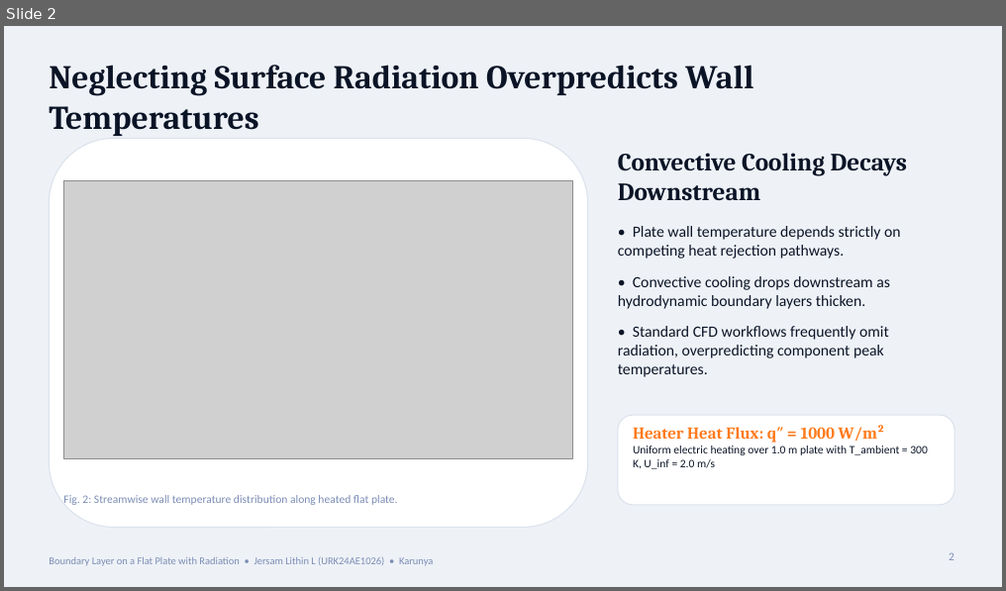
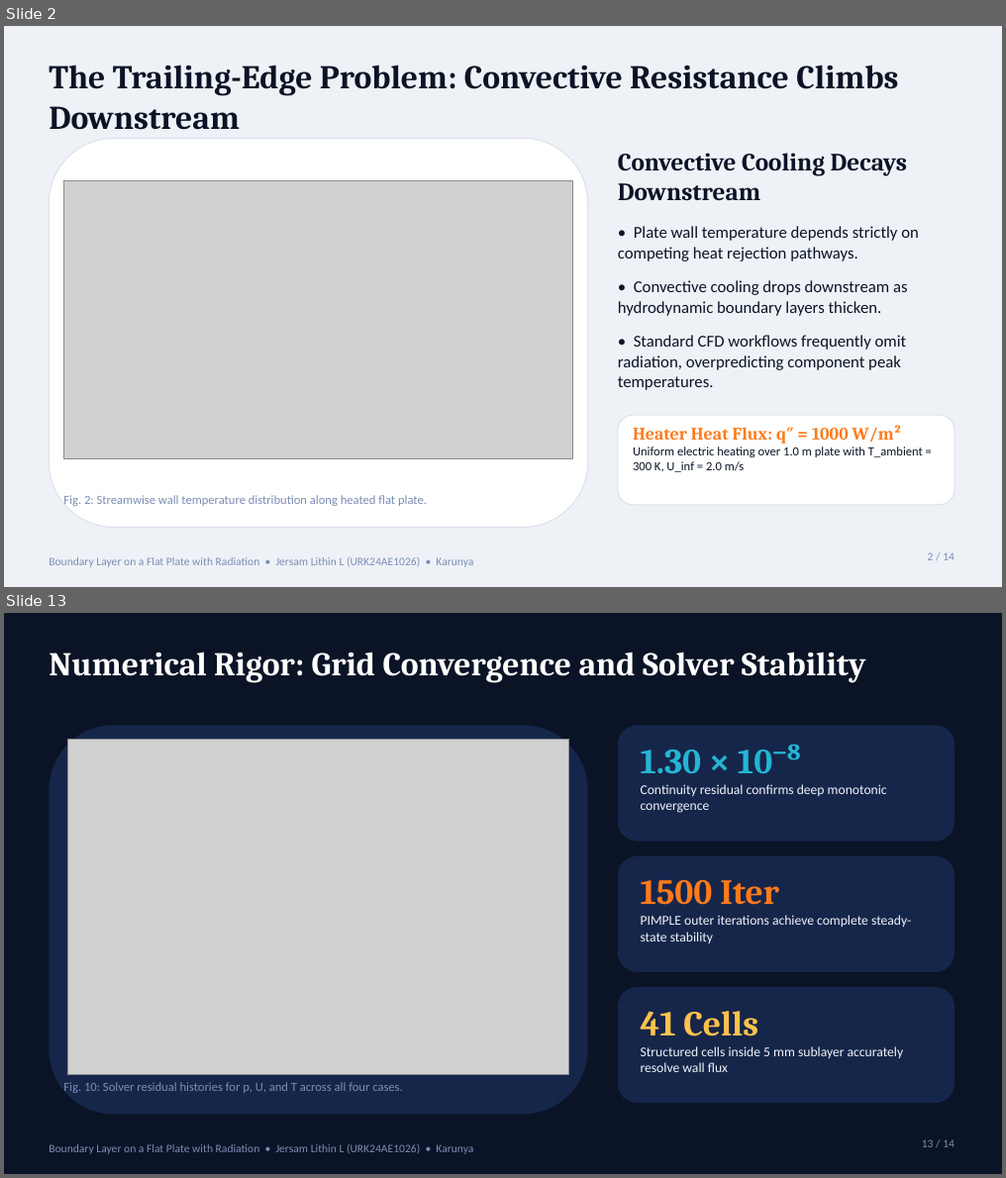
Before and after one commit to Jersam-l/flat-plate-with-radiation-cfd, a slide deck: Flat_Plate_Radiation_CFD_Pitch.pptx. Shown one above the other, each under a label of ours: slide 2 before the commit, slides 2 and 13 after it; the slides between them are not shown. The pictures are 1006x591 and 1006x1178 pixels, drawn with LibreOffice and Linux fonts; fonts in the diff are those of the drawing; grey boxes stand for pictures. Boxes give left, top, right and bottom in pixels: in the first picture for what was removed or moved away, otherwise in the second. Text is boxed around its words. In the diff, an @@ line names an element or a change of style, - is before the commit and + after.

Commit message:
feat(pitch): expanded 14-slide narrative story deck with large legible fonts for Jersam Lithin L

```diff
--- a/Flat_Plate_Radiation_CFD_Pitch.pptx
+++ b/Flat_Plate_Radiation_CFD_Pitch.pptx
@@ slide 13 added at [4, 613, 1002, 1174], background #0B1426; not listed: 1 template element that a slide beside it also shows @@
@@ text added at [49, 652, 866, 683], 32 pt, text #FFFFFF, bold @@
+Numerical Rigor: Grid Convergence and Solver Stability
@@ rounded rectangle added at [49, 725, 588, 1115], fill #16264A @@
@@ rounded rectangle added at [618, 725, 954, 842], fill #16264A @@
@@ picture added at [67, 739, 568, 1075] @@
@@ text added at [641, 744, 887, 813], 13 pt, text #EEF2F7 @@
+1.30 × 10⁻⁸
+Continuity residual confirms deep monotonic convergence
@@ rounded rectangle added at [618, 857, 954, 972], fill #16264A @@
@@ text added at [641, 880, 911, 944], 13 pt, text #EEF2F7 @@
+1500 Iter
+PIMPLE outer iterations achieve complete steady-state stability
@@ rounded rectangle added at [618, 987, 954, 1103], fill #16264A @@
@@ text added at [641, 1011, 904, 1072], 13 pt, text #EEF2F7 @@
+41 Cells
+Structured cells inside 5 mm sublayer accurately resolve wall flux
@@ text added at [63, 1082, 403, 1093], 12 pt, text #7C8DB5 @@
+Fig. 10: Solver residual histories for p, U, and T across all four cases.
@@ text added at [922, 1140, 954, 1148], 11 pt, text #7C8DB5 @@
+13 / 14
@@ slide 2 changed as well @@
@@ text at [49, 65, 898, 130]: text changed @@
-Neglecting Surface Radiation Overpredicts Wall Temperatures
+The Trailing-Edge Problem: Convective Resistance Climbs Downstream
@@ text at [618, 226, 919, 390]: size 15 to 16 pt in "• Plate wall temperature depends strictly on ...", "• Convective cooling drops downstream as hydrodynamic ...", "• Standard CFD workflows frequently omit radiation, ..."; more space between paragraphs @@
@@ text "Heater Heat Flux: q″ = ..." at [633, 425, 923, 472]: size 16 to 17 pt in "Heater Heat Flux: q″ = 1000 W/m²"; size 11 to 12 pt in "Uniform electric heating over 1.0 m plate ..." @@
@@ text "Fig. 2: Streamwise wall temperature ..." at [63, 495, 427, 506]: size 11 to 12 pt @@
@@ text "Boundary Layer on a Flat ..." at [49, 558, 473, 568]: size 10 to 11 pt @@
@@ text at [928, 553, 954, 561]: text changed @@
-2
+2 / 14
```
Also in this commit, not shown: 6 other slides changed, 6 other slides added, 1 slide removed, 55 other files.
